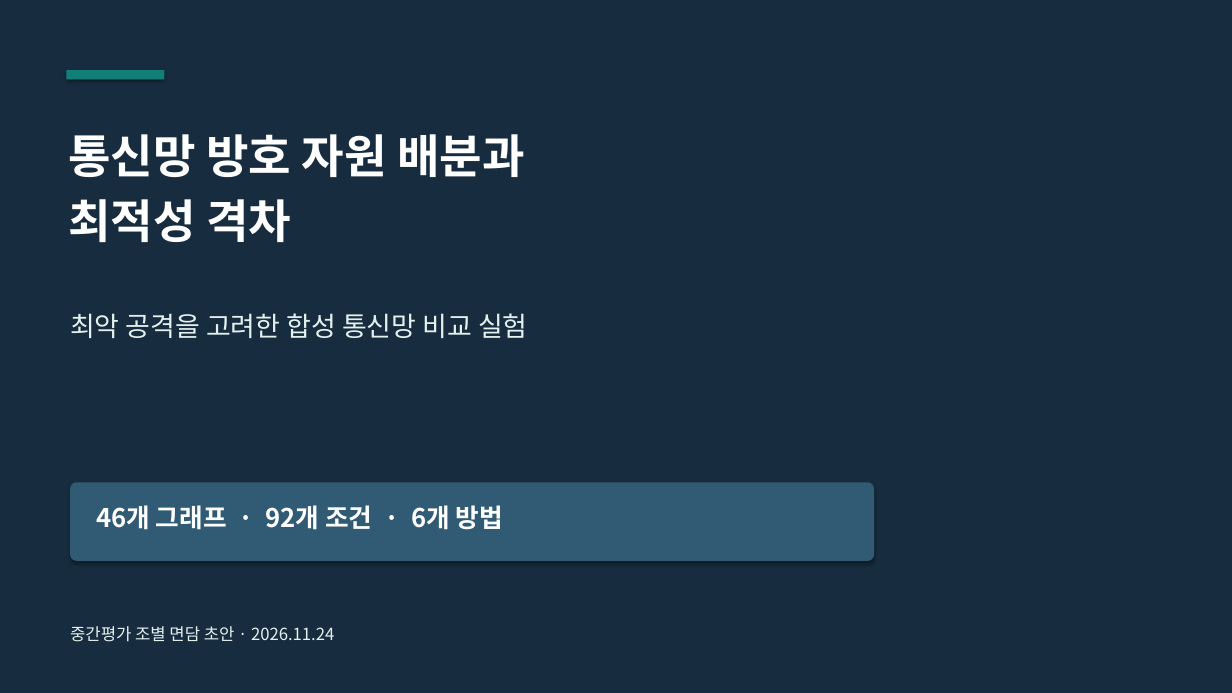
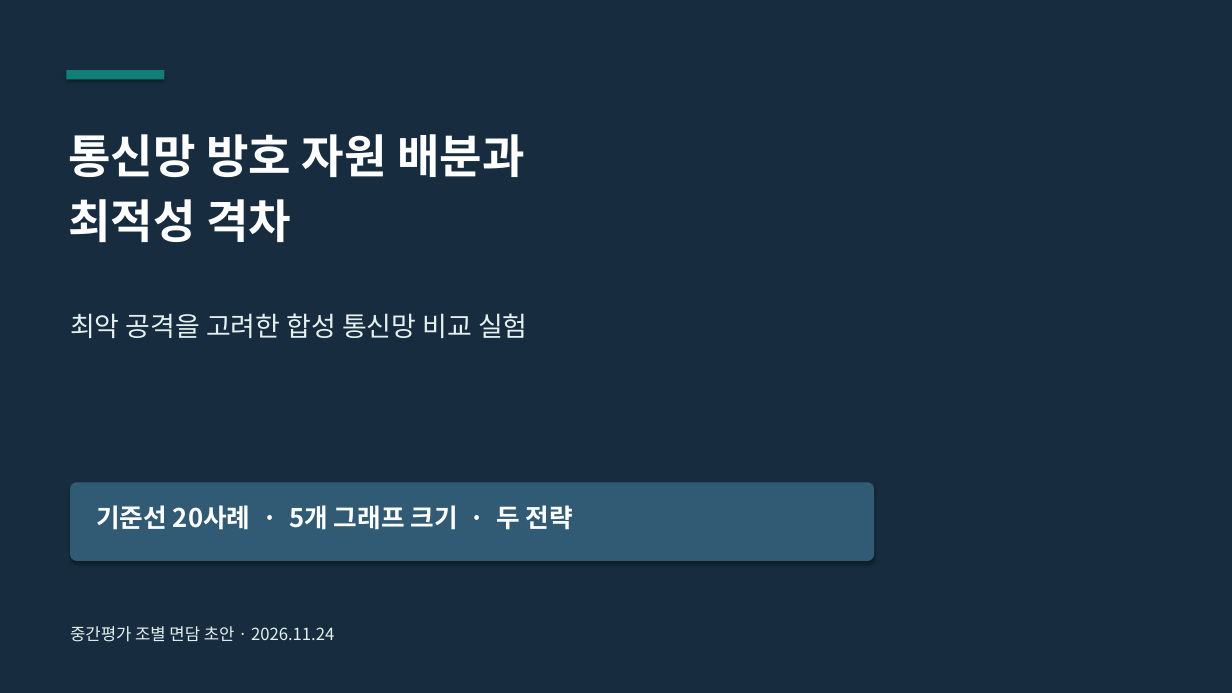
Before and after one commit to d86729/os-project-26-2, a slide deck: slide 1 of presentation/면담자료.pptx. Drawn at 1232x693 pixels with LibreOffice and Linux fonts; fonts in the diff are those of the drawing. Boxes give left, top, right and bottom in pixels: in the first picture for what was removed or moved away, otherwise in the second. Text is boxed around its words. In the diff, an @@ line names an element or a change of style, - is before the commit and + after.

```diff
--- a/presentation/면담자료.pptx
+++ b/presentation/면담자료.pptx
@@ text at (96,505,573,530): text changed @@
-46개 그래프 · 92개 조건 · 6개 방법
+기준선 20사례 · 5개 그래프 크기 · 두 전략
```
Also in this commit, not shown: 4 other slides changed, 26 other files.
